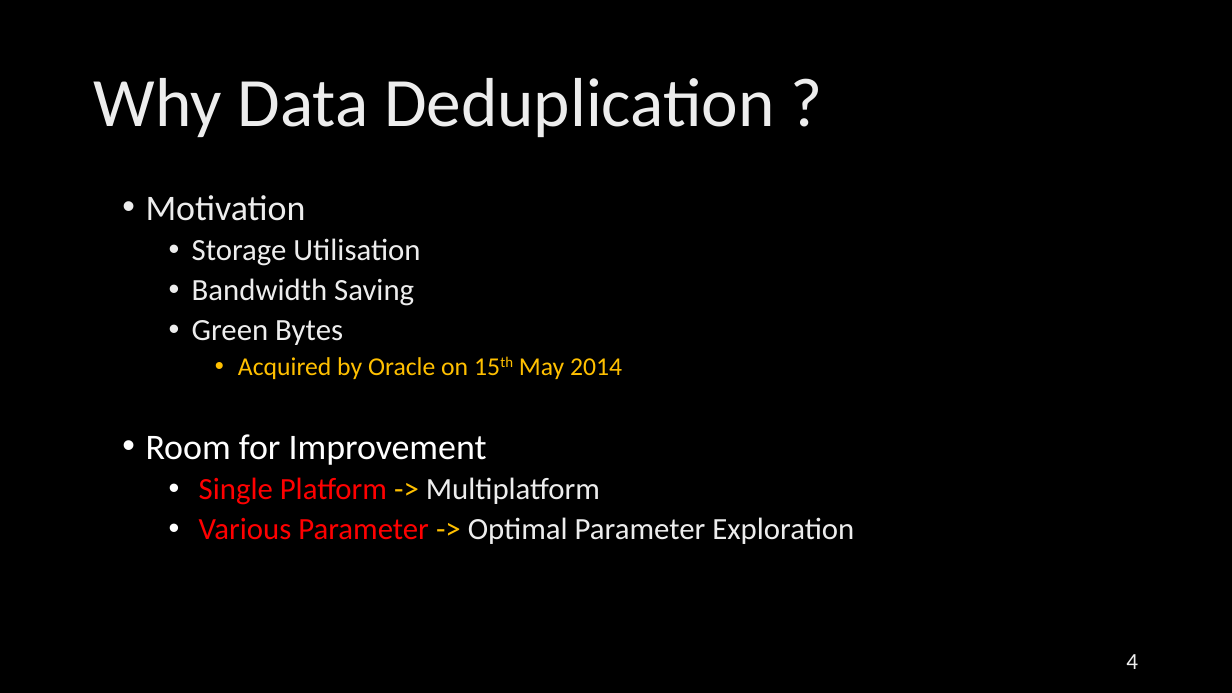
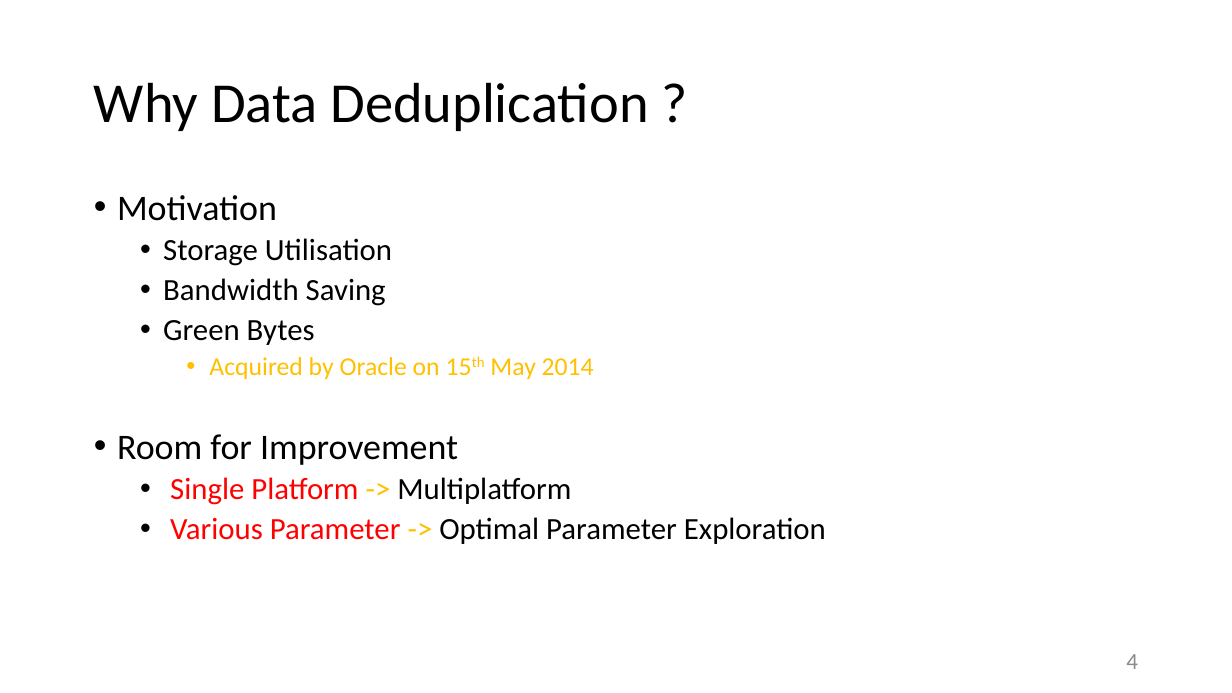
Before and after one commit to parfaire/DaDeDupNew, a slide deck: slide 4 of dd/DaDeDup.pptx. Drawn at 1232x693 pixels with LibreOffice and Linux fonts; fonts in the diff are those of the drawing; background and template pictures are left out. Boxes give left, top, right and bottom in pixels: in the first picture for what was removed or moved away, otherwise in the second. Text is boxed around its words. In the diff, an @@ line names an element or a change of style, - is before the commit and + after.

```diff
--- a/dd/DaDeDup.pptx
+++ b/dd/DaDeDup.pptx
@@ background picture (left out) to #FFFFFF @@
@@ title "Why Data Deduplication ?" at (94,82,648,131): size 54 to 44 pt, text colour gradient #DEDEDE to #EDEDED to #FFFFFF to #000000 @@
@@ text "Motivation": place and size @@
-text "Motivation" at (146,195,854,544)
+text "Motivation" at (117,195,826,544)
@@ text at (117,195,826,544): text colour gradient #DEDEDE to #EDEDED to #FFFFFF to #000000 in "Motivation", "Storage Utilisation", "Bandwidth Saving", "Green Bytes" and 2 more places; text colour #FFFFFF to #000000 in "Room for Improvement" @@
@@ page number at (1126,654,1138,669): text colour gradient #9E9E9E to #EDEDED to #FFFFFF to #8C8C8C @@
```
Also in this commit, not shown: 9 other slides changed, 1 slide added, 16 other files.
